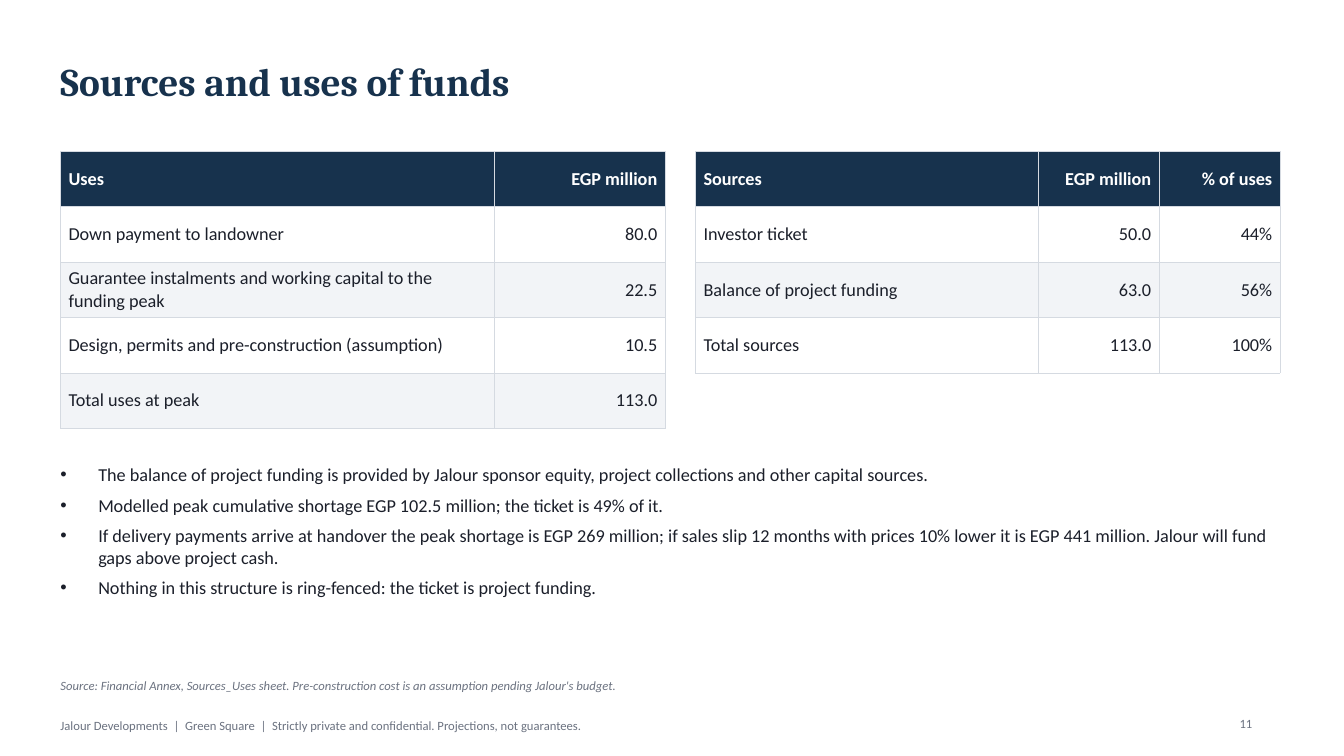
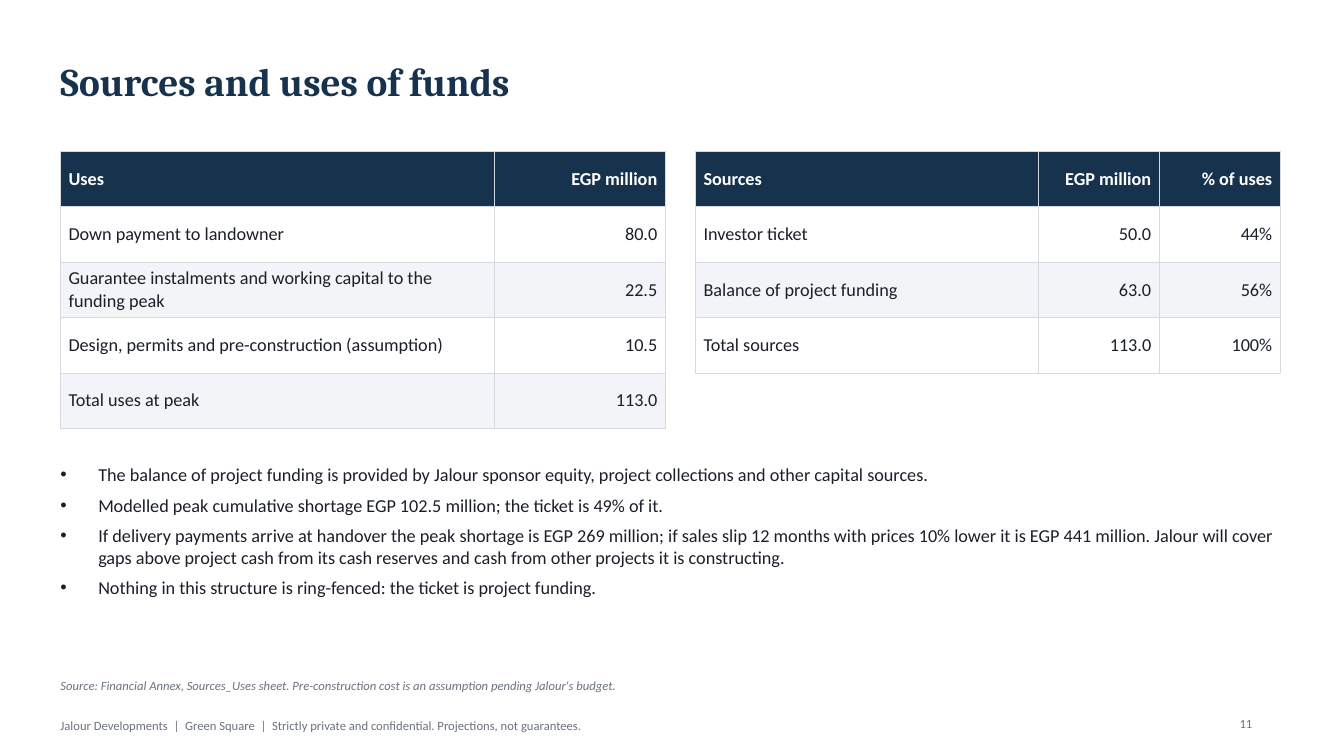
Before and after one commit to abdelnabiii/Jalour_inv_pitch, a slide deck: slide 11 of output/GS_050M/Deck.pptx. Drawn at 1344x756 pixels with LibreOffice and Linux fonts; fonts in the diff are those of the drawing. Boxes give left, top, right and bottom in pixels: in the first picture for what was removed or moved away, otherwise in the second. Text is boxed around its words. In the diff, an @@ line names an element or a change of style, - is before the commit and + after.

```diff
--- a/output/GS_050M/Deck.pptx
+++ b/output/GS_050M/Deck.pptx
@@ text at [98,529,1272,567]: text changed @@
-• If delivery payments arrive at handover the peak shortage is EGP 269 million; if sales slip 12 months with prices 10% lower it is EGP 441 million. Jalour will fund gaps above project cash.
+• If delivery payments arrive at handover the peak shortage is EGP 269 million; if sales slip 12 months with prices 10% lower it is EGP 441 million. Jalour will cover gaps above project cash from its cash reserves and cash from other projects it is constructing.
```
Also in this commit, not shown: 7 other slides changed, 47 other files.
